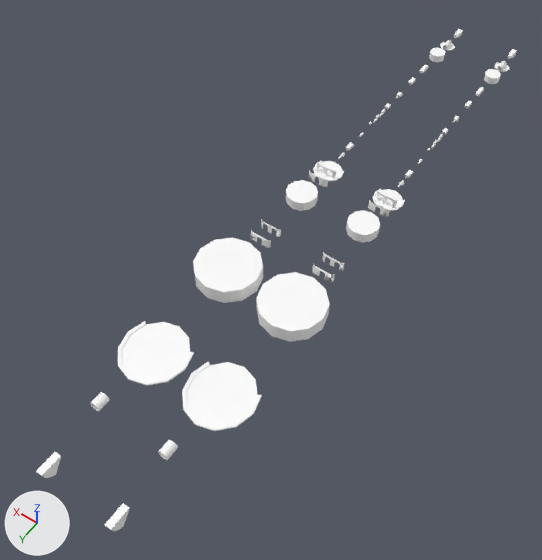
A saved change to the FBX model Assets/World objects/Turrets_raw/guns new.fbx.
The view is the same before and after, from a 50 mm camera at (-11.8, 20.2, 30.5) aimed at (3.1, -0.7, -2.2). The axes (+X, +Y, +Z) are drawn at lower left. The lights are the same throughout. Vertices at the same position are counted once.
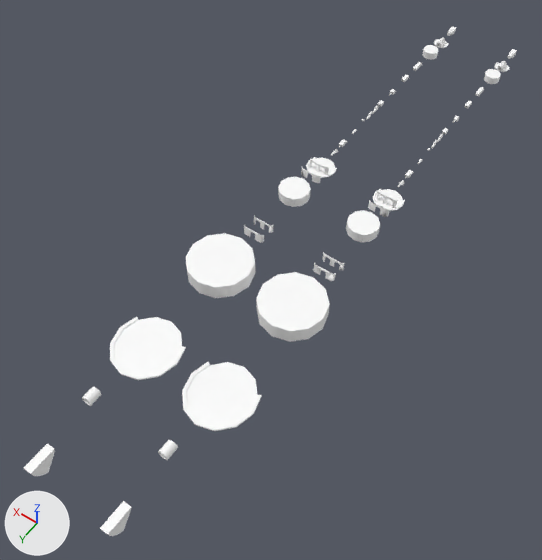
The change, as a list of edits to the scene's bpy script:
```text
Change me_id19:
    where me_id19.from_pydata(...)  # 28 vertices, 48 faces; spans x -0.16..0.16, y 0.0..1.1, z -0.953..0.0
    me_id19 part 1: the whole mesh is scaled about the mesh origin by 1.25
Change ob_laser_cannon_barbette_r:
    ob_laser_cannon_barbette_r.location: (4.0, -9.45, 0.05) -> (4.5, -9.45, 0.05)
Change ob_hv_gun_shield_single:
    ob_hv_gun_shield_single.location: (0.0, -1.35, 0.0) -> (0.0, -1.43, 0.0)
Change ob_small_turret_flipped:
    ob_small_turret_flipped.location: (4.0, -21.1, -0.02) -> (4.5, -21.1, -0.02)
Change ob_hv_gun_shield_flipped:
    ob_hv_gun_shield_flipped.location: (4.0, -2.29, 0.0) -> (4.5, -2.29, 0.0)
Change ob_small_barbette_flipped:
    ob_small_barbette_flipped.location: (4.0, -22.69, 0.0) -> (4.5, -22.69, 0.0)
Remove ob_torpedo_launcher_tube_flipped:
    ob_torpedo_launcher_tube_flipped = bpy.data.objects.new('Torpedo launcher tube flipped', me_id19_004)
Change ob_torpedo_launcher_tube:
    ob_torpedo_launcher_tube.location: (0.0, 13.98, 0.02) -> (0.0, 13.91, 0.02)
Change ob_heavy_barbette_flipped:
    ob_heavy_barbette_flipped.location: (4.0, 7.46, 0.02) -> (4.5, 7.46, 0.02)
Change ob_howitzer_barbette_sleeve_r:
    ob_howitzer_barbette_sleeve_r.location: (4.0, -22.36, 0.0) -> (4.5, -22.36, 0.0)
Change ob_medium_barbette_flipped:
    ob_medium_barbette_flipped.location: (4.0, -7.79, 0.0) -> (4.5, -7.79, 0.0)
Change ob_heavy_turret_flipped:
    ob_heavy_turret_flipped.location: (4.0, 1.74, 0.0) -> (4.5, 1.74, 0.0)
Change ob_plasma_gun_barbette_r:
    ob_plasma_gun_barbette_r.location: (4.0, -14.2, 0.03) -> (4.5, -14.2, 0.03)
Remove ob_torpedo_launcher_frame_flipped:
    ob_torpedo_launcher_frame_flipped = bpy.data.objects.new('Torpedo launcher frame flipped', me_id12_003)
Change ob_heavy_howitzer_sleeve_r:
    ob_heavy_howitzer_sleeve_r.location: (4.0, 10.89, 0.54) -> (4.5, 10.89, 0.54)
Change ob_hv_gun_sleeve_r:
    ob_hv_gun_sleeve_r.location: (4.0, -17.91, 0.2) -> (4.5, -17.91, 0.2)
Change ob_broadside_housing_r:
    ob_broadside_housing_r.location: (4.0, -24.5, -0.02) -> (4.5, -24.5, -0.02)
Remove ob_hv_gun_shield_single_flipped:
    ob_hv_gun_shield_single_flipped = bpy.data.objects.new('HV gun shield single flipped', me_id13_004)
Change ob_autocannon_barbette_sleeve_r:
    ob_autocannon_barbette_sleeve_r.location: (4.0, -16.28, 0.05) -> (4.5, -16.28, 0.05)
Change ob_medium_turret_flipped:
    ob_medium_turret_flipped.location: (4.0, -4.97, -0.02) -> (4.5, -4.97, -0.02)
Change ob_hv_gun_barbette_sleeve_r:
    ob_hv_gun_barbette_sleeve_r.location: (4.0, -19.7, 0.05) -> (4.5, -19.7, 0.05)
Change ob_autocannon_sleeve_r:
    ob_autocannon_sleeve_r.location: (4.0, -14.71, 0.09) -> (4.5, -14.71, 0.09)
Change ob_shield_single_flipped:
    ob_shield_single_flipped.location: (4.0, -6.94, 0.0) -> (4.5, -6.94, 0.0)
Change ob_lance_barbette_sleeve_r:
    ob_lance_barbette_sleeve_r.location: (4.0, -10.46, 0.05) -> (4.5, -10.46, 0.05)
Change ob_shield_flipped:
    ob_shield_flipped.location: (4.0, -7.79, 0.0) -> (4.5, -7.79, 0.0)
Add ob_torpedo_launcher_frame_flipped_1:
    ob_torpedo_launcher_frame_flipped_1 = bpy.data.objects.new('Torpedo launcher frame Flipped', me_id12_002)  # 24 vertices, 32 faces; spans x -0.225..0.225, y -0.712..0.713, z 0.0..0.025; in mat_material_003 (white #ffffff)
    ob_torpedo_launcher_frame_flipped_1.location = (4.5, 14.6, 0.0)
Add ob_torpedo_launcher_tube_flipped_1:
    ob_torpedo_launcher_tube_flipped_1 = bpy.data.objects.new('Torpedo launcher tube Flipped', me_id19_001)  # 28 vertices, 48 faces; spans x -0.2..0.2, y 0.0..1.375, z -1.191..0.0; in mat_material_003 (white #ffffff)
    ob_torpedo_launcher_tube_flipped_1.location = (4.5, 13.91, 0.02)
Add ob_hv_gun_shield_single_flipped_1:
    ob_hv_gun_shield_single_flipped_1 = bpy.data.objects.new('HV gun shield single Flipped', me_guns_inline_001)  # 68 vertices, 128 faces; spans x -0.635..0.635, y 0.226..0.432, z 0.0..0.51; in mat_material_003 (white #ffffff)
    ob_hv_gun_shield_single_flipped_1.location = (4.5, -1.43, 0.0)
```

Boxes (x1, y1, x2, y2) around the edits, measured in the pictures (542 x 560 px):
'Heavy barbette flipped', moved: before (118, 321, 194, 386); after (110, 316, 186, 380)
'Heavy turret flipped', moved: before (193, 237, 263, 303); after (185, 233, 256, 298)
'Medium turret flipped', moved: before (286, 180, 318, 211); after (278, 177, 311, 207)
'Torpedo launcher tube', mesh rescaled, moved (24% wider, 25% taller): before (105, 504, 129, 531); after (101, 502, 131, 536)
'Torpedo launcher tube Flipped', added: after (25, 444, 55, 476)
'Medium barbette flipped', moved: before (313, 160, 344, 181); after (306, 157, 337, 178)
'Heavy howitzer sleeve R', moved: before (90, 392, 110, 412); after (82, 387, 101, 406)
'Torpedo launcher tube flipped', deleted: before (37, 452, 61, 478)
'Small turret flipped', moved: before (429, 48, 445, 62); after (422, 45, 438, 60)
'Shield single flipped', moved: before (308, 170, 328, 187); after (301, 167, 321, 183)
'HV gun shield single', moved: before (312, 264, 335, 282); after (313, 263, 336, 281)
'HV gun shield flipped', moved: before (261, 219, 281, 237); after (254, 215, 274, 233)
'Shield flipped', moved: before (317, 162, 336, 178); after (309, 158, 329, 175)
'HV gun shield single Flipped', added: after (244, 225, 264, 243)
'HV gun shield single flipped', deleted: before (251, 230, 271, 248)
'Small barbette flipped', moved: before (440, 42, 455, 51); after (434, 39, 449, 48)
'HV gun barbette sleeve R', moved: before (420, 64, 429, 74); after (413, 62, 422, 71)
'Howitzer barbette sleeve R', moved: before (443, 40, 452, 49); after (436, 37, 445, 46)
'Lance barbette sleeve R', moved: before (346, 142, 354, 151); after (339, 139, 347, 147)
'HV gun sleeve R', moved: before (408, 77, 416, 85); after (401, 75, 409, 82)
'Broadside housing R', moved: before (455, 29, 463, 38); after (449, 26, 456, 35)
'Autocannon sleeve R', moved: before (385, 103, 391, 110); after (378, 100, 384, 107)
'Torpedo launcher frame Flipped', added: after (24, 443, 54, 474)
'Plasma gun barbette R', moved: before (379, 109, 385, 117); after (372, 106, 378, 114)
'Laser cannon barbette R', moved: before (338, 152, 345, 159); after (331, 149, 338, 156)
'Torpedo launcher frame flipped', deleted: before (36, 452, 61, 476)
'Autocannon barbette sleeve R', moved: before (397, 92, 403, 98); after (390, 89, 396, 95)
